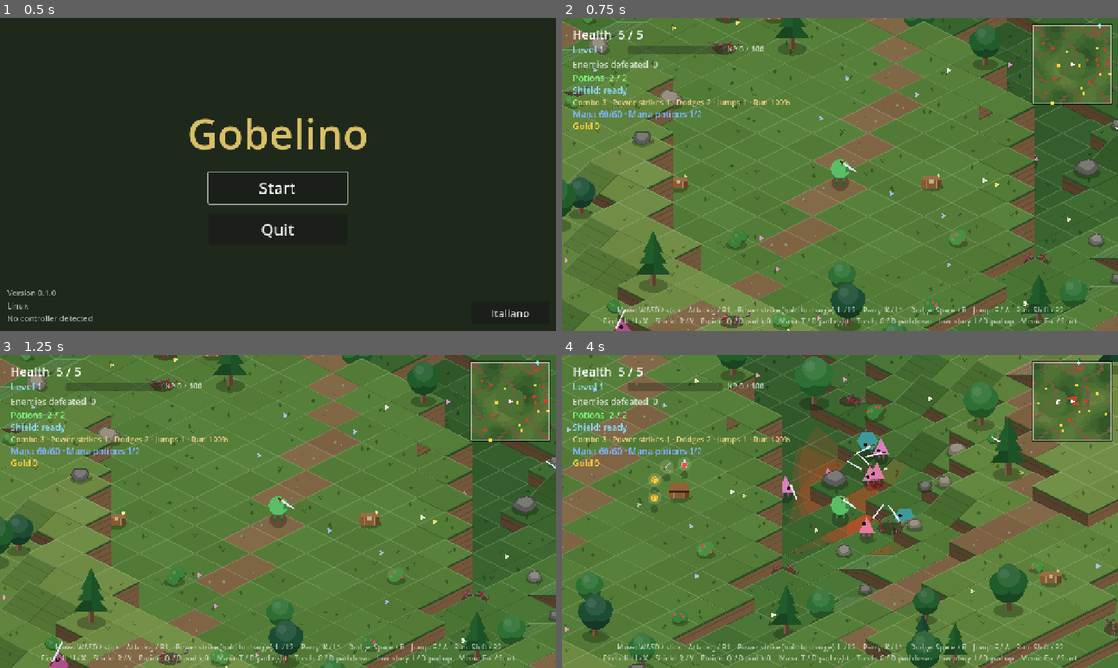
Above: before the commit, frames 1-4 (two rows, left to right).
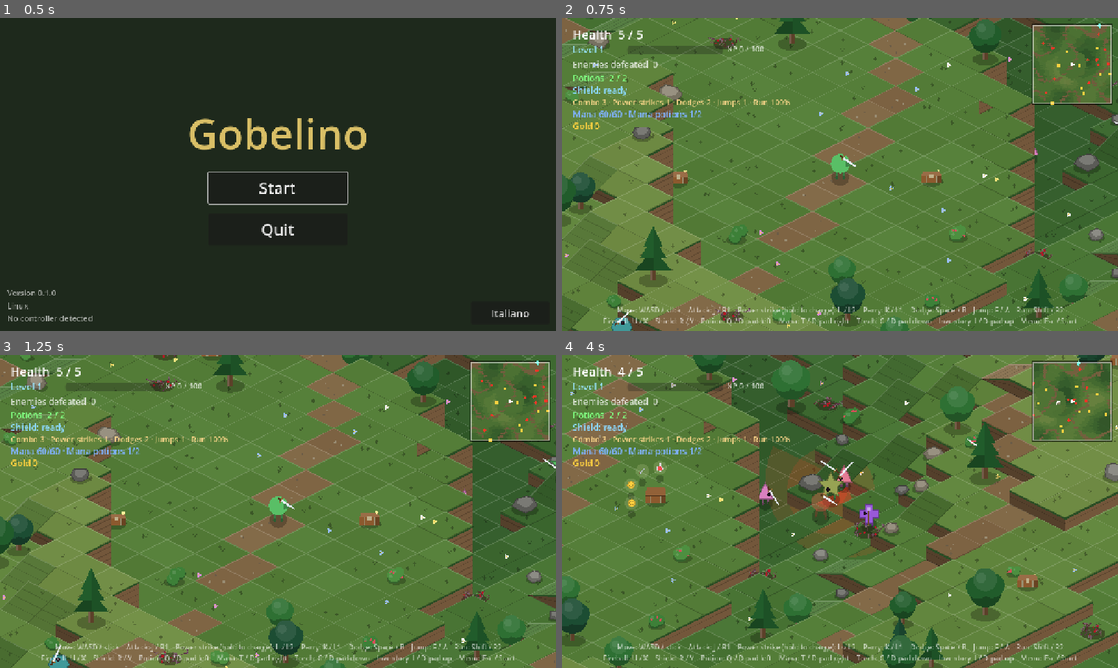
Above: after the commit, the same moments.

Repository: fdamore1984/gobelino-game
Game: Godot game, scene res://scenes/menu.tscn
The game is run twice, just before and just after one commit, with the same random seed, the same clock (stepped at 60 frames per second) and the same inputs.
Inputs (mouse positions are in pixels of both pictures, inside the frame that each line leads up to):
- Up to frame 1 (0.5 s): no input
- Up to frame 2 (0.75 s): click "Start" at 0.5 s
- Up to frame 3 (1.25 s): no input
- Up to frame 4 (4 s): tap Enter (ui_accept) at 1.25 s; move the mouse to (962, 495) at 1.27 s; hold D (move_right) 1.28-2 s; hold Shift (run) 1.28-2 s; tap J (attack) at 1.35, 2.85 s; click (962, 495) at 1.42 s; tap F (jump) at 1.52 s; drag from (728, 527) to (812, 574) at 2.02 s; move the mouse to (895, 442) at 2.77 s; hold D (move_right) 2.78-3.5 s; hold Shift (run) 2.78-3.5 s; drag from (812, 574) to (673, 464) at 3.52 s

Frame 1 is identical in both runs. In frame 2, 23% of the frame differs, in the area x 0-100%, y 0-100%; in frame 3, 0.2%; in frame 4, 46%.

Commit message:
Movimenti più morbidi e nuovi nemici
- Telecamera con movimento morbido che anticipa un poco la direzione;
  accelerazione e frenata più dolci; il corpo del giocatore ondeggia
  camminando, si inclina correndo e si schiaccia atterrando.
- Nemici: lo sguardo ruota con continuità, ondeggiano camminando e alla
  morte si rompono in frammenti geometrici.
- Quattro nuovi tipi (data/enemies.json): lanciere (pentagono, affondo
  lungo e stretto), rotante (stella, colpisce tutto attorno), golem
  (ottagono, lento e resistentissimo) e lanciatore (croce, scaglia dardi
  magici da lontano, scripts/enemy_bolt.gd).
- Documentazione, pagina itch.io, copertina e screenshot aggiornati.

Co-Authored-By: Claude Opus 5.5 <noreply@anthropic.com>
Claude-Session: https://claude.ai/code/session_01RZiywFjVqLoW3b1UN9Ro6e

Diff:
--- a/data/enemies.json
+++ b/data/enemies.json
@@ -30,5 +30,34 @@
 			"type": "scout", "count": 2, "max_minions": 4,
 			"cooldown": [3.5, 6.0], "channel_time": 1.2, "minion_xp": 5
 		}
+	},
+	"lancer": {
+		"health": 35, "xp": 35, "damage": 1,
+		"radius": 21, "speed": 105, "mass": 0.9, "aggro_range": 440, "orbit_distance": 210,
+		"windup": [0.9, 1.4], "lunge_speed": 520, "strike_reach": 70, "strike_arc": 50,
+		"color": [0.85, 0.65, 0.25], "shape": "pentagon",
+		"spawn_weight": [8, 3]
+	},
+	"whirler": {
+		"health": 45, "xp": 40, "damage": 1,
+		"radius": 23, "speed": 88, "mass": 1.2, "aggro_range": 380, "orbit_distance": 140,
+		"windup": [1.0, 1.5], "lunge_speed": 60, "strike_reach": 60, "strike_arc": 360,
+		"color": [0.35, 0.75, 0.4], "shape": "star",
+		"spawn_weight": [3, 3]
+	},
+	"golem": {
+		"health": 200, "xp": 110, "damage": 2,
+		"radius": 40, "speed": 50, "mass": 4.0, "aggro_range": 340, "orbit_distance": 180,
+		"windup": [1.8, 2.6], "lunge_speed": 200, "strike_reach": 100, "strike_arc": 200,
+		"color": [0.5, 0.48, 0.55], "shape": "octagon",
+		"spawn_weight": [0, 2]
+	},
+	"caster": {
+		"health": 30, "xp": 40, "damage": 1,
+		"radius": 20, "speed": 85, "mass": 0.8, "aggro_range": 520, "orbit_distance": 320,
+		"windup": [1.0, 1.6], "lunge_speed": 0, "strike_reach": 40, "strike_arc": 60,
+		"color": [0.6, 0.35, 0.85], "shape": "cross",
+		"spawn_weight": [4, 3],
+		"ranged": {"range": 400, "bolt_speed": 250}
 	}
 }
--- a/scripts/enemy.gd
+++ b/scripts/enemy.gd
@@ -10,7 +10,8 @@
 ## prevedibile la carica ha durata variabile, a volte è una finta e a
 ## volte segue subito un secondo attacco più rapido.
 ## Gli evocatori restano a distanza ed evocano altri nemici: colpirli
-## mentre evocano interrompe l'evocazione.
+## mentre evocano interrompe l'evocazione. I tipi con "ranged" (lanciatori)
+## restano a distanza e scagliano dardi magici (vedi EnemyBolt).
 
 signal died(enemy: Enemy)
 ## Chiede alla scena di gioco di creare i nemici evocati.
@@ -18,7 +19,10 @@
 
 enum State { WANDER, CHASE, DASH, WINDUP, STRIKE, RECOVER, STUNNED, SUMMON, DEAD }
 
-const ACCELERATION := 900.0
+const ACCELERATION := 750.0
+## Lo sguardo ruota con continuità invece che a scatti.
+const TURN_RATE := 9.0
+const SHARD_COUNT := 7
 const LEASH_RANGE := 700.0
 const SEPARATION_RANGE := 60.0
 const KNOCKBACK := 260.0
@@ -189,12 +193,17 @@
 		State.STRIKE:
 			_velocity = _attack_direction * float(_type["lunge_speed"])
 			target_velocity = _velocity
-			if not _strike_resolved and player_active and _player_in_strike_zone():
+			if not _is_ranged() and not _strike_resolved and player_active and _player_in_strike_zone():
 				_strike_resolved = true
 				if player.receive_hit(global_position, _type["damage"]) == "parried":
 					_is_combo = false
 					Sfx.play("stun", global_position)
 					_change_state(State.STUNNED)
+			if _state == State.STRIKE and _is_ranged():
+				_velocity = Vector2.ZERO
+				if not _strike_resolved:
+					_strike_resolved = true
+					_shoot_bolt()
 			if _state == State.STRIKE and _state_time >= STRIKE_TIME:
 				_velocity = _velocity * 0.2
 				if not _is_combo and player_active and randf() < COMBO_CHANCE:
@@ -236,12 +245,14 @@
 	elif _state in [State.WINDUP, State.RECOVER, State.STUNNED, State.SUMMON]:
 		_velocity = _velocity.move_toward(Vector2.ZERO, ACCELERATION * delta)
 
-	if _state in [State.WINDUP, State.STRIKE]:
+	if _state == State.STRIKE:
 		_facing = _attack_direction
+	elif _state == State.WINDUP:
+		_turn_toward(_attack_direction, delta)
 	elif _state in [State.CHASE, State.DASH, State.SUMMON] and player_active:
-		_facing = to_player.normalized()
+		_turn_toward(to_player, delta)
 	elif _velocity.length() > 5.0:
-		_facing = _velocity.normalized()
+		_turn_toward(_velocity, delta)
 
 	_knockback = _knockback.move_toward(Vector2.ZERO, 1200.0 * delta)
 	# I nemici non saltano: restano sul loro livello del terreno (le rampe
@@ -304,11 +315,36 @@
 	_state_time = 0.0
 
 
+func _turn_toward(direction: Vector2, delta: float) -> void:
+	if direction != Vector2.ZERO:
+		_facing = Vector2.from_angle(rotate_toward(_facing.angle(), direction.angle(), TURN_RATE * delta))
+
+
+func _is_ranged() -> bool:
+	return _type.has("ranged")
+
+
+## Dardo magico verso la direzione dell'attacco.
+func _shoot_bolt() -> void:
+	var ranged: Dictionary = _type["ranged"]
+	var bolt := EnemyBolt.new()
+	bolt.direction = _attack_direction
+	bolt.speed = ranged["bolt_speed"]
+	bolt.damage = _type["damage"]
+	bolt.max_distance = ranged["range"] * 1.3
+	bolt.altitude = ground_elevation
+	bolt.color = _color.lightened(0.3)
+	bolt.position = position + _attack_direction * radius
+	get_parent().add_child(bolt)
+
+
 func _orbit_distance() -> float:
 	return _type["orbit_distance"]
 
 
 func _attack_trigger_range() -> float:
+	if _is_ranged():
+		return _type["ranged"]["range"]
 	return radius + Player.RADIUS + ATTACK_TRIGGER_GAP
 
 
@@ -327,7 +363,7 @@
 	var radial := to_player.normalized()
 	var tangent := radial.orthogonal() * _orbit_sign
 	var distance := to_player.length()
-	if _attack_cooldown == 0.0 and not _type.has("summon"):
+	if _attack_cooldown == 0.0 and not _type.has("summon") and not _is_ranged():
 		return (radial * 0.85 + tangent * 0.35).normalized()
 	if distance > _orbit_distance() + 30.0:
 		return (radial * 0.8 + tangent * 0.5).normalized()
@@ -410,7 +446,15 @@
 ## Zona di pericolo dell'attacco, che si riempie durante la carica, e
 ## cerchi dove compariranno i nemici evocati.
 func _draw_telegraph() -> void:
-	if _state == State.WINDUP:
+	if _state == State.WINDUP and _is_ranged():
+		# Linea di mira che si accende durante la carica.
+		var progress := _state_time / _windup_time
+		var length: float = _type["ranged"]["range"]
+		var side := _attack_direction.orthogonal() * 5.0
+		var tip := _attack_direction * length
+		_telegraph.draw_colored_polygon(PackedVector2Array([side, tip + side, tip - side, -side]), Color(COLOR_DANGER, 0.12))
+		_telegraph.draw_line(Vector2.ZERO, tip * progress, Color(COLOR_DANGER, 0.45), 4.0)
+	elif _state == State.WINDUP:
 		var progress := _state_time / _windup_time
 		_draw_sector(_attack_direction, _strike_reach(), Color(COLOR_DANGER, 0.15))
 		_draw_sector(_attack_direction, _strike_reach() * progress, Color(COLOR_DANGER, 0.3))
@@ -443,10 +487,18 @@
 	var walking := _velocity.length() > 15.0 and _state != State.DEAD
 	BodyParts.draw_legs(self, -leg + radius * 0.55, radius * 0.85, radius * 0.35, maxf(4.0, radius * 0.22),
 			_walk_phase, _velocity.normalized(), radius * 0.3 if walking else 0.0, _color.darkened(0.4))
-	draw_set_transform(Vector2(0, -ground_elevation - leg))
+	# Camminando il corpo ondeggia un poco su e giù.
+	var bob := absf(sin(_walk_phase)) * radius * 0.1 if walking else 0.0
+	draw_set_transform(Vector2(0, -ground_elevation - leg - bob))
+	if _state == State.DEAD:
+		_draw_shards(body)
+		return
 	draw_colored_polygon(_shape_points(), body)
+	draw_polyline(_closed(_shape_points()), body.darkened(0.35), 2.0)
 	draw_circle(_facing * radius * 0.5, maxf(radius * 0.2, 4.0), Color(0.1, 0.05, 0.1))
-	if _state != State.DEAD:
+	if _is_ranged():
+		_draw_staff()
+	else:
 		_draw_sword()
 
 	if _state == State.STUNNED:
@@ -486,8 +538,61 @@
 	BodyParts.draw_sword(self, hand, angle, length, width, Color(1.0, 0.9, 0.9) if _state == State.STRIKE else Color.WHITE)
 
 
+## Alla morte il corpo si rompe in frammenti che volano via.
+func _draw_shards(color: Color) -> void:
+	var t := _state_time / DEATH_FADE_TIME
+	for i in SHARD_COUNT:
+		var direction := Vector2.from_angle(TAU * i / SHARD_COUNT + float(get_instance_id() % 7))
+		var center := direction * radius * (0.3 + 1.6 * t) + Vector2(0, 30.0 * t * t)
+		var size := radius * 0.35 * (1.0 - 0.5 * t)
+		var spin := t * 6.0 + i
+		draw_colored_polygon(PackedVector2Array([
+			center + Vector2.from_angle(spin) * size, center + Vector2.from_angle(spin + 2.2) * size,
+			center + Vector2.from_angle(spin + 4.1) * size * 0.7,
+		]), color)
+
+
+## Bastone del lanciatore con la sfera che si accende caricando il dardo.
+func _draw_staff() -> void:
+	var hand := _facing.orthogonal() * radius * 0.8
+	var top := hand + Vector2(0, -radius * 1.4)
+	draw_line(hand + Vector2(0, radius * 0.5), top, Color(0.45, 0.3, 0.18), maxf(3.0, radius * 0.15))
+	var glow := 0.4
+	if _state == State.WINDUP:
+		glow = 0.4 + 0.6 * _state_time / _windup_time
+	draw_circle(top, radius * 0.35 * (1.0 + glow * 0.4), Color(_color.lightened(0.4), 0.35 * glow))
+	draw_circle(top, radius * 0.22, _color.lightened(0.3 + 0.4 * glow))
+
+
+static func _closed(points: PackedVector2Array) -> PackedVector2Array:
+	var result := points.duplicate()
+	result.append(points[0])
+	return result
+
+
+## Poligono regolare (o stella con inner < 1) centrato, a punta in su.
+func _polygon(sides: int, scale: float, inner := 1.0) -> PackedVector2Array:
+	var points := PackedVector2Array()
+	var count := sides * (2 if inner < 1.0 else 1)
+	for i in count:
+		var length := radius * scale * (inner if inner < 1.0 and i % 2 == 1 else 1.0)
+		points.append(Vector2.from_angle(TAU * i / count - PI / 2.0) * length)
+	return points
+
+
 func _shape_points() -> PackedVector2Array:
 	match _type["shape"]:
+		"pentagon":
+			return _polygon(5, 1.15)
+		"octagon":
+			return _polygon(8, 1.08)
+		"star":
+			return _polygon(5, 1.3, 0.5)
+		"cross":
+			var a := radius * 0.4
+			var b := radius * 1.1
+			return PackedVector2Array([Vector2(-a, -b), Vector2(a, -b), Vector2(a, -a), Vector2(b, -a), Vector2(b, a), Vector2(a, a),
+					Vector2(a, b), Vector2(-a, b), Vector2(-a, a), Vector2(-b, a), Vector2(-b, -a), Vector2(-a, -a)])
 		"triangle":
 			return PackedVector2Array([Vector2(0, -radius * 1.3), Vector2(radius, radius * 0.8), Vector2(-radius, radius * 0.8)])
 		"square":
@@ -501,6 +606,10 @@
 
 
 func _draw_sector(direction: Vector2, sector_radius: float, color: Color) -> void:
+	if _strike_arc() >= TAU - 0.01:
+		# Attacco tutto attorno (nemico rotante): la zona è un cerchio.
+		_telegraph.draw_circle(Vector2.ZERO, sector_radius, color)
+		return
 	var points := PackedVector2Array([Vector2.ZERO])
 	var steps := 16
 	var start := direction.angle() - _strike_arc() / 2.0
--- /dev/null
+++ b/scripts/enemy_bolt.gd
@@ -0,0 +1,52 @@
+class_name EnemyBolt
+extends Node2D
+## Dardo magico scagliato dai nemici lanciatori: vola dritto e colpisce il
+## giocatore (si può schivare, saltare o parare come gli altri colpi).
+
+const RADIUS := 9.0
+const FLIGHT_HEIGHT := 26.0
+const HIT_HEIGHT_REACH := 50.0
+
+var direction := Vector2.RIGHT
+var speed := 260.0
+var damage := 1
+var max_distance := 600.0
+var altitude := 0.0
+var color := Color(0.8, 0.5, 1.0)
+
+var _travelled := 0.0
+var _age := 0.0
+
+
+func _ready() -> void:
+	z_index = 5
+
+
+func _physics_process(delta: float) -> void:
+	_age += delta
+	var step := direction * speed * delta
+	position += step
+	_travelled += step.length()
+	var player := World.current.player as Player if World.current else null
+	if player and not player.is_dead() and absf(player.ground_elevation - altitude) <= HIT_HEIGHT_REACH \
+			and position.distance_to(player.position) < RADIUS + Player.RADIUS:
+		# Il colpo arriva da dove si trova il dardo: la parata frontale funziona.
+		if player.receive_hit(position - direction * 40.0, damage) != "ignored":
+			queue_free()
+			return
+	if _travelled >= max_distance:
+		queue_free()
+	queue_redraw()
+
+
+func _draw() -> void:
+	var lift := Vector2(0, -altitude - FLIGHT_HEIGHT)
+	draw_circle(Vector2(0, -altitude + 4.0), RADIUS * 0.7, Color(0, 0, 0, 0.2))
+	for i in 4:
+		draw_circle(lift - direction * (i + 1) * 9.0, RADIUS * (0.8 - i * 0.15), Color(color, 0.35 - i * 0.07))
+	var spin := _age * 12.0
+	draw_colored_polygon(PackedVector2Array([
+		lift + Vector2.from_angle(spin) * RADIUS * 1.3, lift + Vector2.from_angle(spin + PI / 2.0) * RADIUS * 0.7,
+		lift + Vector2.from_angle(spin + PI) * RADIUS * 1.3, lift + Vector2.from_angle(spin + PI * 1.5) * RADIUS * 0.7,
+	]), color)
+	draw_circle(lift, RADIUS * 0.4, Color(1, 1, 1, 0.9))
--- a/scripts/player.gd
+++ b/scripts/player.gd
@@ -33,9 +33,9 @@
 
 ## Da fermo si parte piano; più si va veloci, più si accelera.
 const ACCELERATION_START := 600.0
-const ACCELERATION_FULL := 3200.0
+const ACCELERATION_FULL := 2800.0
 ## Quando si lascia la direzione ci si ferma dopo un breve scivolamento.
-const DECELERATION := 1300.0
+const DECELERATION := 1100.0
 ## La direzione in cui si guarda ruota in modo continuo invece che a scatti.
 const TURN_SPEED := 18.0
 
@@ -125,8 +125,17 @@
 ## Colpi dati e ricevuti arrivano solo tra chi sta più o meno alla stessa
 ## altezza (per esempio non a un nemico sul gradino di sotto).
 const HIT_HEIGHT_REACH := 40.0
-## La telecamera segue con dolcezza l'altezza del terreno.
+## La telecamera segue con dolcezza l'altezza del terreno e anticipa un
+## poco la direzione di movimento.
 const CAMERA_HEIGHT_FOLLOW := 6.0
+const CAMERA_SMOOTHING := 7.0
+const CAMERA_LOOK_AHEAD := 0.18
+const CAMERA_LOOK_AHEAD_MAX := 70.0
+const CAMERA_LOOK_AHEAD_FOLLOW := 2.5
+## Il corpo si inclina nella direzione di corsa e si schiaccia atterrando.
+const LEAN_ANGLE := 0.12
+const SQUASH_AMOUNT := 0.22
+const SQUASH_RECOVERY := 5.0
 const START_JUMPS := 1
 
 ## Mana: serve per le magie e si ricarica piano da solo.
@@ -258,6 +267,10 @@
 var _swing_sign := 1.0
 ## Fase del passo per l'animazione delle gambe.
 var _walk_phase := 0.0
+## Schiacciamento dopo un atterraggio (0-1) e anticipo della telecamera.
+var _squash := 0.0
+var _look_ahead := Vector2.ZERO
+var _camera_height := 0.0
 var _spell_cooldown := 0.0
 ## Carica del colpo potente (0-1) e se il tasto è ancora tenuto premuto.
 var _charge := 0.0
@@ -282,7 +295,11 @@
 	if World.current:
 		ground_elevation = World.current.elevation_at(position)
 	if _camera:
-		_camera.position.y = -ground_elevation
+		_camera_height = -ground_elevation
+		_camera.position = Vector2(0, _camera_height)
+		_camera.position_smoothing_enabled = true
+		_camera.position_smoothing_speed = CAMERA_SMOOTHING
+		_camera.reset_smoothing()
 
 
 func _physics_process(delta: float) -> void:
@@ -433,8 +450,12 @@
 		# La fiamma tremola.
 		_torch.position = Vector2(0, -altitude() - LEG_LENGTH)
 		_torch.energy = TORCH_ENERGY * randf_range(0.92, 1.05)
+	_squash = move_toward(_squash, 0.0, SQUASH_RECOVERY * delta)
 	if _camera:
-		_camera.position.y = lerpf(_camera.position.y, -ground_elevation, minf(CAMERA_HEIGHT_FOLLOW * delta, 1.0))
+		_camera_height = lerpf(_camera_height, -ground_elevation, minf(CAMERA_HEIGHT_FOLLOW * delta, 1.0))
+		var ahead := (_velocity * CAMERA_LOOK_AHEAD).limit_length(CAMERA_LOOK_AHEAD_MAX)
+		_look_ahead = _look_ahead.lerp(ahead, minf(CAMERA_LOOK_AHEAD_FOLLOW * delta, 1.0))
+		_camera.position = Vector2(0, _camera_height) + _look_ahead
 	queue_redraw()
 
 
@@ -501,6 +522,8 @@
 	_height_velocity -= gravity * delta
 	_height += _height_velocity * delta
 	if _height <= 0.0:
+		# Più forte la caduta, più il corpo si schiaccia atterrando.
+		_squash = clampf(-_height_velocity / 900.0, 0.0, 1.0)
 		_height = 0.0
 		_land()
 
@@ -1031,12 +1054,19 @@
 	var lift := -altitude() + (RADIUS * 0.4 if _state == State.SLIDE else 0.0)
 	draw_set_transform(Vector2(0, lift), 0.0, body_scale)
 	# Gambe: camminano quando ci si muove, raccolte in aria e in scivolata.
+	var walking := _velocity.length() > 20.0 and not is_airborne() and _state != State.DEAD
 	if _state != State.SLIDE:
-		var walking := _velocity.length() > 20.0 and not is_airborne() and _state != State.DEAD
 		var foot_y := RADIUS * 0.85 - (6.0 if is_airborne() else 0.0)
 		BodyParts.draw_legs(self, -LEG_LENGTH + RADIUS * 0.55, foot_y, 8.0, 6.0, _walk_phase,
 				_velocity.normalized(), STRIDE if walking else 0.0, body.darkened(0.35))
-	draw_set_transform(Vector2(0, lift - LEG_LENGTH), 0.0, body_scale)
+	# Il corpo ondeggia camminando, si inclina nella direzione di corsa, si
+	# allunga salendo e si schiaccia atterrando.
+	var bob := absf(sin(_walk_phase)) * 2.5 if walking else 0.0
+	var lean := clampf(_velocity.x / run_speed(), -1.0, 1.0) * LEAN_ANGLE if _state != State.DEAD else 0.0
+	var squash := Vector2(1.0 + SQUASH_AMOUNT * _squash, 1.0 - SQUASH_AMOUNT * _squash)
+	if _height_velocity > 200.0:
+		squash = Vector2(0.92, 1.08)
+	draw_set_transform(Vector2(0, lift - LEG_LENGTH - bob), lean, body_scale * squash)
 
 	# Aura del potenziamento, corpo e "naso" che indica la direzione.
 	if is_empowered() and _state != State.DEAD:
--- a/tools/store_capture.gd
+++ b/tools/store_capture.gd
@@ -75,9 +75,10 @@
 	_enemy("brute", Vector2(-170, 90), Enemy.State.WINDUP, 0.6)
 	var summoner := _enemy("summoner", Vector2(330, 150), Enemy.State.SUMMON, 0.8)
 	summoner._summon_positions = [Vector2(-70, 0), Vector2(70, 0)]
-	_enemy("scout", Vector2(-330, -140), Enemy.State.CHASE, 0.0)
-	_enemy("scout", Vector2(250, -190), Enemy.State.DASH, 0.0)
-	_enemy("warrior", Vector2(-420, 200), Enemy.State.CHASE, 0.0)
+	_enemy("caster", Vector2(-330, -140), Enemy.State.WINDUP, 0.6)
+	_enemy("lancer", Vector2(250, -190), Enemy.State.CHASE, 0.0)
+	_enemy("whirler", Vector2(-420, 200), Enemy.State.WINDUP, 0.7)
+	_enemy("golem", Vector2(470, -40), Enemy.State.CHASE, 0.0)
 	await _save("%s_1_combat.png" % language)
 	_end_game()
 
@@ -164,7 +165,9 @@
 	# Il mondo attorno alla nuova posizione va generato prima della foto.
 	var camera: Camera2D = _player.get_node("Camera")
 	camera.reset_physics_interpolation()
+	camera.reset_smoothing()
 	await _frames(2)
+	camera.reset_smoothing()
 	camera.force_update_scroll()
 	world._update_chunks()
 	await _frames(20)
Not shown, added: scripts/enemy_bolt.gd.uid
Binary file changed: store/itch/cover_en.png
Binary file changed: store/itch/cover_it.png
Binary file changed: store/itch/en_1_combat.png
Binary file changed: store/itch/en_2_parry.png
Binary file changed: store/itch/en_3_level_up.png
Binary file changed: store/itch/en_5_challenge.png
Binary file changed: store/itch/it_1_combat.png
Binary file changed: store/itch/it_2_parry.png
Binary file changed: store/itch/it_3_level_up.png
Binary file changed: store/itch/it_5_challenge.png
Not shown, changed: README.md
(and 1 more such lines)
